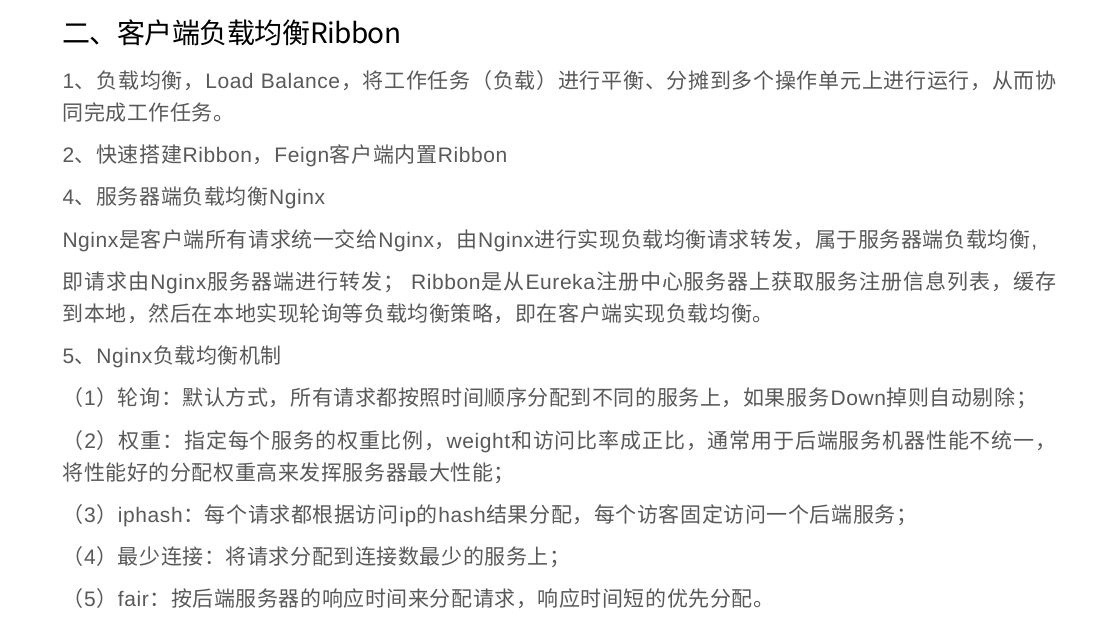
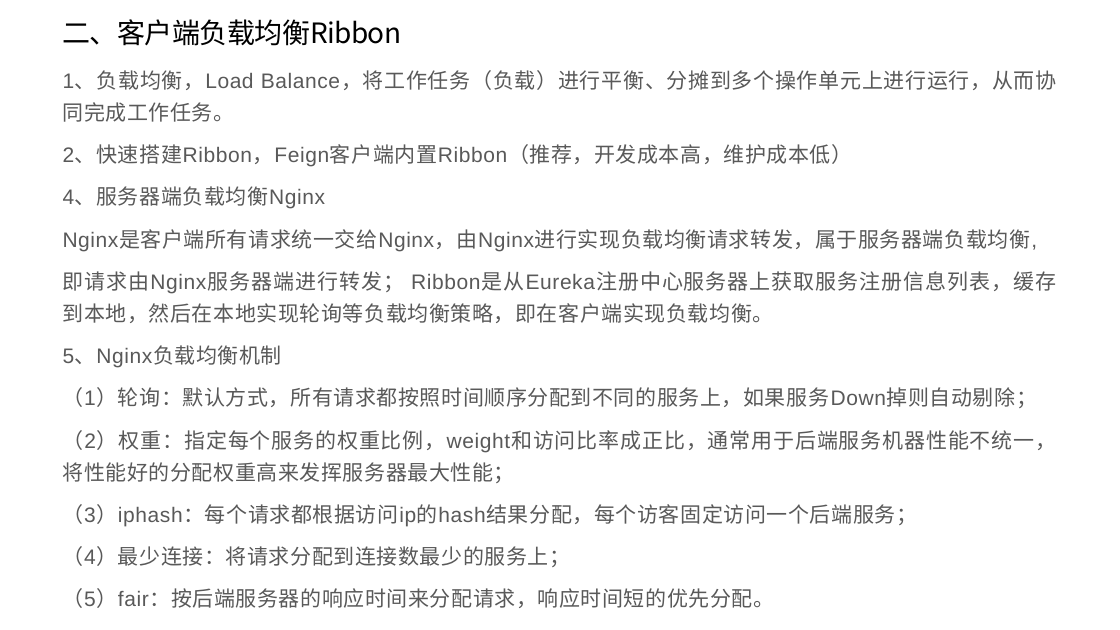
Before and after one commit to dylan7168/springcloud, a slide deck: slide 4 of document/springcloud实践.pptx. Drawn at 1120x630 pixels with LibreOffice and Linux fonts; fonts in the diff are those of the drawing. Boxes give left, top, right and bottom in pixels: in the first picture for what was removed or moved away, otherwise in the second. Text is boxed around its words. In the diff, an @@ line names an element or a change of style, - is before the commit and + after.

```diff
--- a/document/springcloud实践.pptx
+++ b/document/springcloud实践.pptx
@@ text at [63,146,853,167]: text changed @@
-2、快速搭建Ribbon，Feign客户端内置Ribbon
+2、快速搭建Ribbon，Feign客户端内置Ribbon（推荐，开发成本高，维护成本低）
```
Also in this commit, not shown: 2 other slides changed, 6 slides added.
